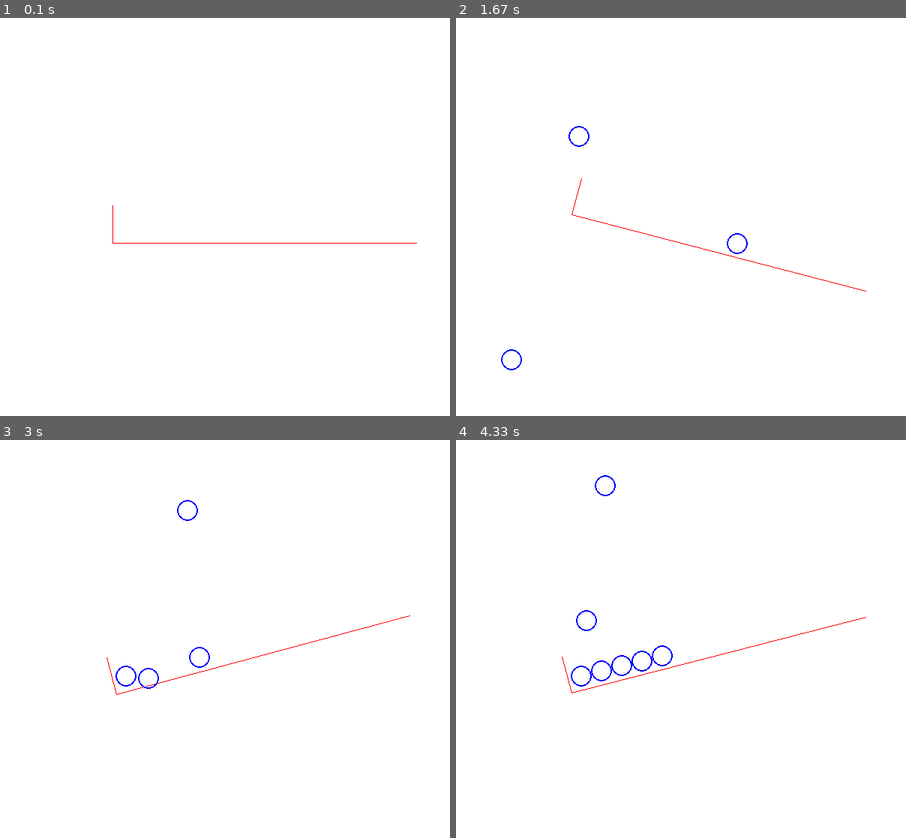
Above: before the commit, frames 1-4 (two rows, left to right).
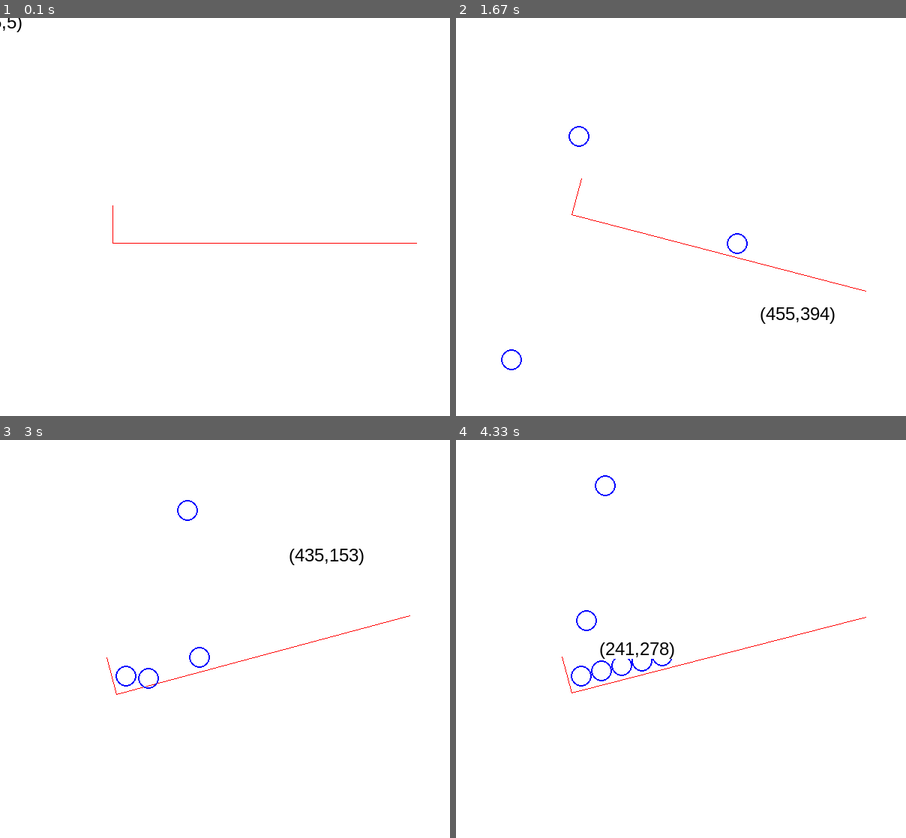
Above: after the commit, the same moments.

Repository: bufapiqi/SeniorSchoolPhysicsHelper
Game: pygame game, started from demo/pymunk/hello.py
Two runs of this game, one before a commit and one after it. Both use one fixed random seed, a clock stepped at 60 frames per second and the inputs below.
Inputs (mouse positions are in pixels of both pictures, inside the frame that each line leads up to):
- Up to frame 1 (0.1 s): no input
- Up to frame 2 (1.67 s): press the mouse at (573, 244) at 0.37 s; move the mouse to (649, 292) at 0.47 s; release the mouse at (726, 344) at 0.6 s; press the mouse at (573, 244) at 0.7 s; move the mouse to (654, 264) at 0.8 s; release the mouse at (735, 280) at 0.93 s; press the mouse at (573, 244) at 1.03 s; move the mouse to (618, 304) at 1.13 s; release the mouse at (658, 360) at 1.27 s; press the mouse at (573, 244) at 1.37 s; move the mouse to (685, 280) at 1.47 s; release the mouse at (798, 312) at 1.6 s
- Up to frame 3 (3 s): press the mouse at (117, 666) at 1.7 s; move the mouse to (247, 726) at 1.8 s; release the mouse at (382, 782) at 1.93 s; click (364, 654) at 2.05 s; click (81, 607) at 2.38 s; click (324, 555) at 2.72 s
- Up to frame 4 (4.33 s): click (550, 639) at 3.05 s; click (582, 627) at 3.38 s; click (775, 607) at 3.72 s; click (636, 646) at 4.05 s

The runs differ from the first frame. In frame 1, less than 0.1% of the frame differs, in the area x 0-5%, y 0-4%; in frame 2, 0.2%; in frame 3, 0.2%; in frame 4, 0.3%, in the area x 32-49%, y 50-55%.

Commit message:
鼠标移动显示坐标

Diff:
--- a/demo/cocos/mouseDisplay.py
+++ b/demo/cocos/mouseDisplay.py
@@ -38,7 +38,7 @@
         'modifiers' 是一个按位或pyglet.window.key修饰符常量
            (值如 'SHIFT', 'OPTION', 'ALT')
         """
-        print(str(dx) + "      " + str(dy))
+        point = cos.draw.Circle
         self.update_text(x, y)
 
     def on_mouse_press(self, x, y, buttons, modifiers):
--- a/demo/pymunk/hello.py
+++ b/demo/pymunk/hello.py
@@ -31,22 +31,26 @@
             ball_shape = add_ball(space)
             balls.append(ball_shape)
 
-        space.step(1/50.0) #3
+        space.step(1/50.0)  # 3
         screen.fill((255,255,255))  # 越后面添加上去的 越在画布的上面
 
         draw_lines(screen, lines)
 
         balls_to_remove = []
         for ball in balls:
-            if ball.body.position.y < 0: # 1
-                balls_to_remove.append(ball) # 2
+            if ball.body.position.y < 0:  # 1
+                balls_to_remove.append(ball)  # 2
 
         for ball in balls_to_remove:
             space.remove(ball, ball.body)  # 删除一个pymunk中的object，要同时删掉其body和shape
-            balls.remove(ball) # 4
+            balls.remove(ball)  # 4
 
         for ball in balls:
             draw_ball(screen, ball)
+
+        x, y = pygame.mouse.get_pos()  # 获得鼠标的位置
+        drawText(screen, "("+str(x)+","+str(y)+")", x, y)
+        # print(pygame.font.get_fonts())
 
         pygame.display.flip()
 
@@ -63,6 +67,14 @@
     shape = pymunk.Circle(body, radius)  # 设置碰撞的形状
     space.add(body, shape)  # 5
     return shape
+
+
+def drawText(self, text, posx, posy, textHeight=24, fontColor=(0, 0, 0), backgroudColor=(255,255,255)):
+    fontObj = pygame.font.SysFont('arial', textHeight)  # 通过字体文件获得字体对象
+    textSurfaceObj = fontObj.render(text, True, fontColor, backgroudColor)  # 配置要显示的文字
+    textRectObj = textSurfaceObj.get_rect()  # 获得要显示的对象的rect
+    textRectObj.center = (posx, posy)  # 设置显示对象的坐标
+    self.blit(textSurfaceObj, textRectObj)  # 绘制字
 
 
 def draw_ball(screen, ball):
@@ -106,7 +118,7 @@
     for line in lines:
         body = line.body  # 拿到line的body
         pv1 = body.position + line.a.rotated(body.angle)  # 这里的角度是0
-        pv2 = body.position + line.b.rotated(body.angle)  #  line.b就是线的第二个断点的坐标
+        pv2 = body.position + line.b.rotated(body.angle)  # line.b就是线的第二个断点的坐标
         p1 = to_pygame(pv1)  # 2
         p2 = to_pygame(pv2)
         pygame.draw.lines(screen, (255, 0, 0), False, [p1,p2])
Not shown, changed: README.md
